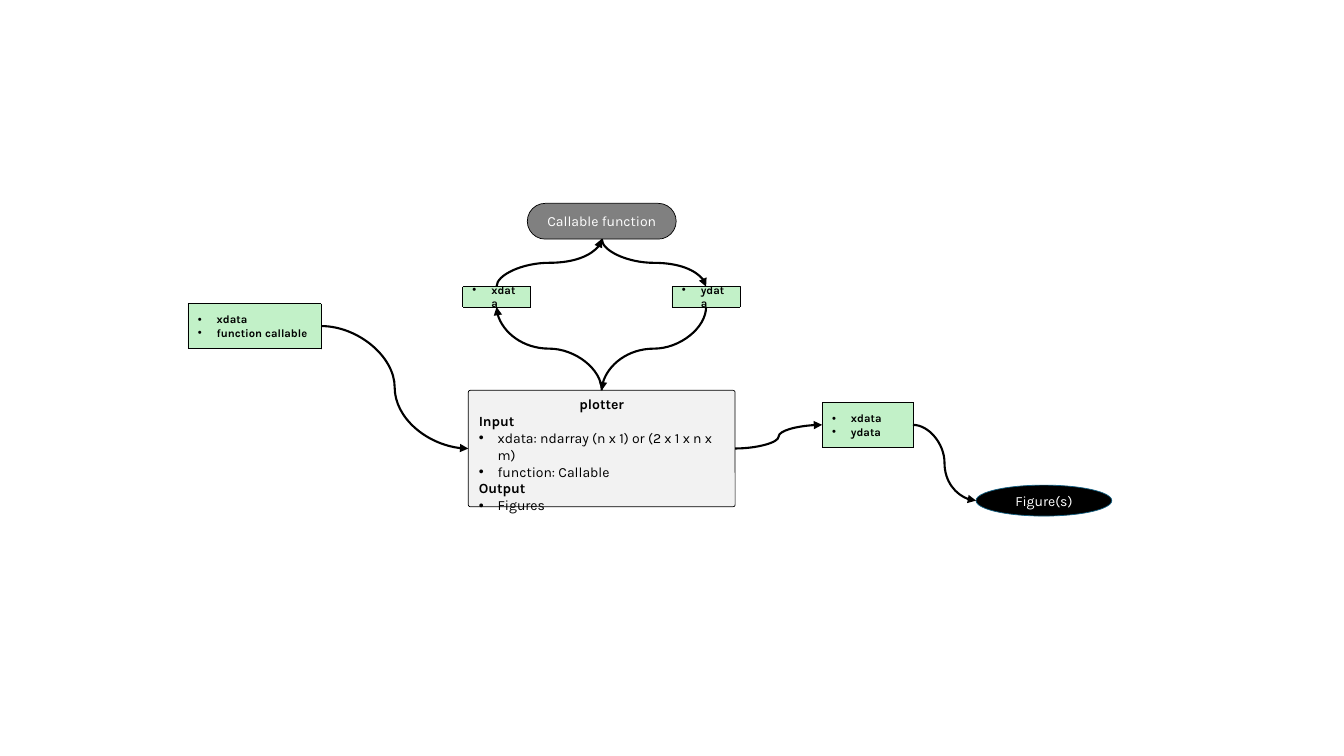
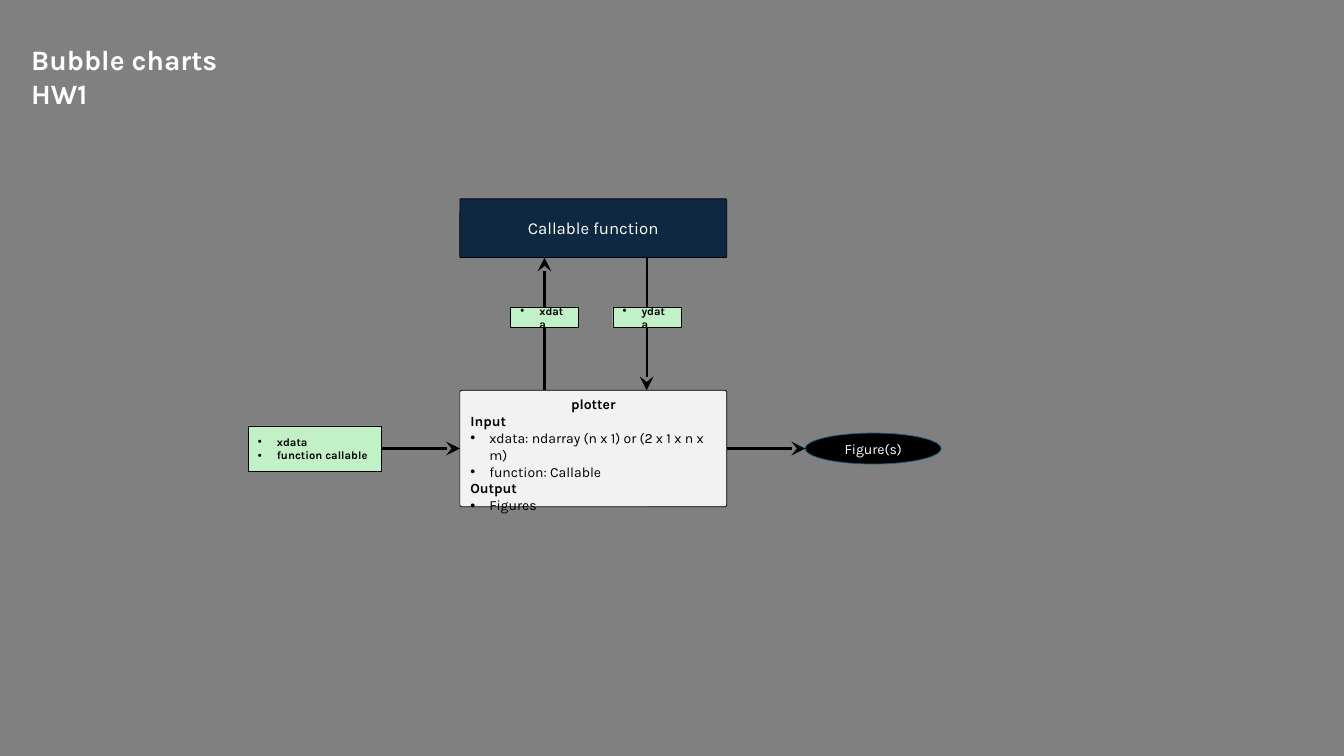
Before and after one commit to mnolaya/theory-of-fea, a slide deck: slide 2 of homeworks/hw_flowcharts.pptx. Drawn at 1344x756 pixels with LibreOffice and Linux fonts; fonts in the diff are those of the drawing. Boxes give left, top, right and bottom in pixels: in the first picture for what was removed or moved away, otherwise in the second. Text is boxed around its words. In the diff, an @@ line names an element or a change of style, - is before the commit and + after.

```diff
--- a/homeworks/hw_flowcharts.pptx
+++ b/homeworks/hw_flowcharts.pptx
@@ background #FFFFFF to #808080 @@
@@ text added at (31,51,218,104), 20 pt, text #FFFFFF, bold @@
+Bubble charts
+HW1
@@ rounded rectangle "Callable function": place and size @@
-rounded rectangle "Callable function" at (527,204,677,239)
+rounded rectangle "Callable function" at (460,199,727,257)
@@ rounded rectangle "Callable function" at (460,199,727,257): size 10 to 12 pt; fill #808080 to #0E2841; proportions changed @@
@@ curved arrow removed from (497, 286) to (602, 239) @@
@@ curved arrow removed from (602, 239) to (706, 286) @@
@@ arrow added from (544, 390) to (544, 258), #000000 1.5 pt @@
@@ arrow added from (647, 258) to (647, 390), #000000 1.5 pt @@
@@ curved arrow removed from (322, 326) to (469, 449) @@
@@ rectangle "xdata": place and size @@
-rectangle "xdata" at (463,286,531,307)
+rectangle "xdata" at (510,308,579,328)
@@ curved arrow removed from (602, 390) to (497, 308) @@
@@ curved arrow removed from (706, 308) to (602, 390) @@
@@ rectangle "ydata": place and size @@
-rectangle "ydata" at (673,286,741,307)
+rectangle "ydata" at (613,308,682,328)
@@ rounded rectangle "plotter": place and size @@
-rounded rectangle "plotter" at (469,390,736,507)
+rounded rectangle "plotter" at (460,390,727,507)
@@ rectangle removed at (823,402,913,448) @@
-• xdata
-• ydata
@@ rectangle "xdata": place and size @@
-rectangle "xdata" at (188,303,321,349)
+rectangle "xdata" at (248,426,381,472)
@@ arrow added from (381, 449) to (460, 449), #000000 1.5 pt @@
@@ arrow added from (727, 449) to (806, 449), #000000 1.5 pt @@
@@ curved arrow removed from (735, 449) to (823, 425) @@
@@ ellipse "Figure(s)": place and size @@
-ellipse "Figure(s)" at (976,485,1112,516)
+ellipse "Figure(s)" at (806,434,942,465)
@@ curved arrow removed from (913, 425) to (976, 501) @@
```
Also in this commit, not shown: 3 other slides changed, 7 slides added, 7 other files.
